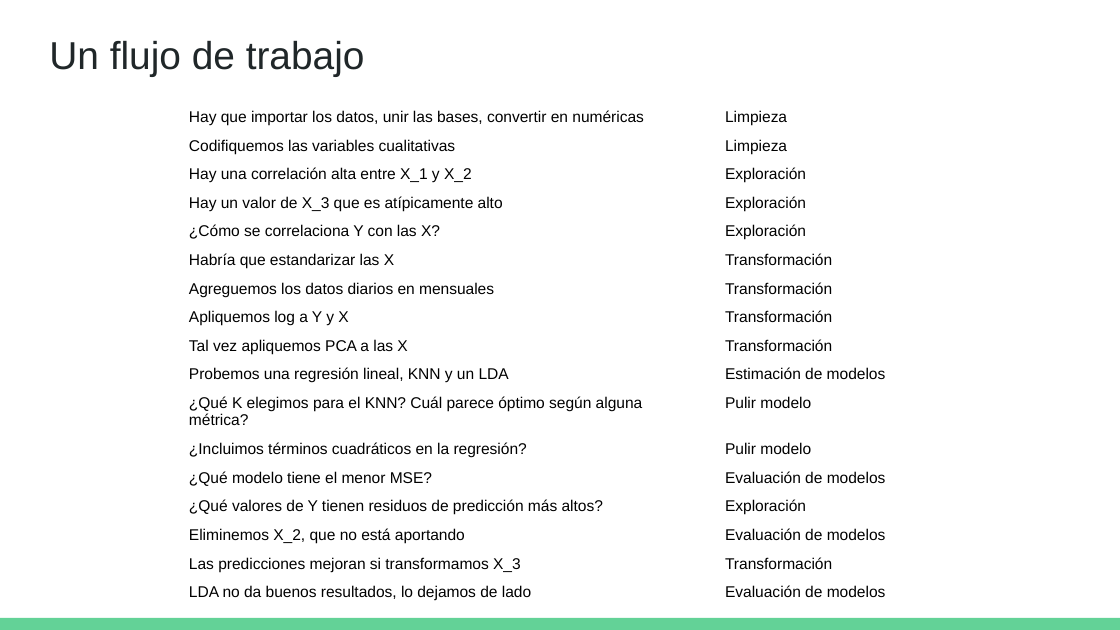
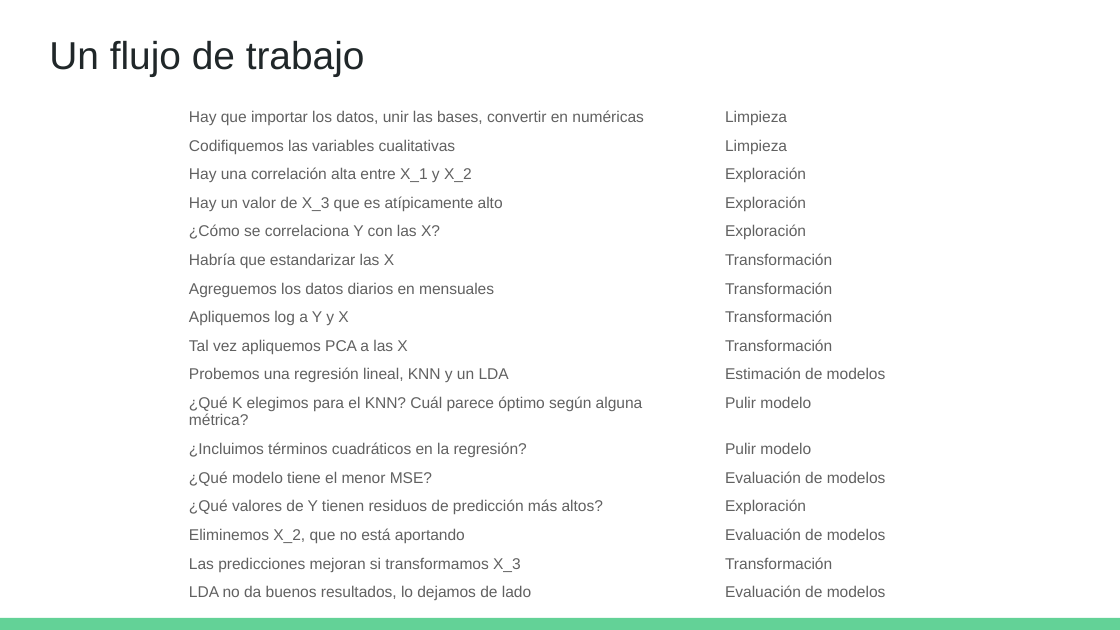
Before and after one commit to DCSCyHD/2023_modulo_3, a slide deck: slide 45 of clase1/teorica_1.pptx. Drawn at 1120x630 pixels with LibreOffice and Linux fonts; fonts in the diff are those of the drawing. Boxes give left, top, right and bottom in pixels: in the first picture for what was removed or moved away, otherwise in the second. Text is boxed around its words. In the diff, an @@ line names an element or a change of style, - is before the commit and + after.

```diff
--- a/clase1/teorica_1.pptx
+++ b/clase1/teorica_1.pptx
@@ table at (178, 103, 943, 610) @@
@@ text colour #000000 to #616161 @@
```
Also in this commit, not shown: 15 other slides changed.
